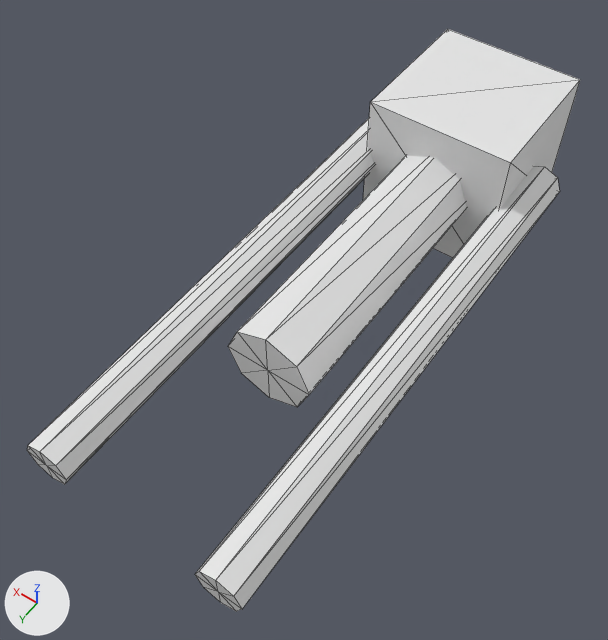
What one commit did to the OBJ model assets/models/skeleton.obj.
The view is the same before and after, from a 50 mm camera at (-0.607, 0.327, 1.368) aimed at (0.038, -0.577, -0.053). Lighting does not change. The marker at lower left points along +X, +Y and +Z. The first picture is the older version. Mesh edges are drawn as thin lines. Where no turn or scale is listed for an object, it has been applied to the vertices.

In view in the first picture: 'skeleton'.
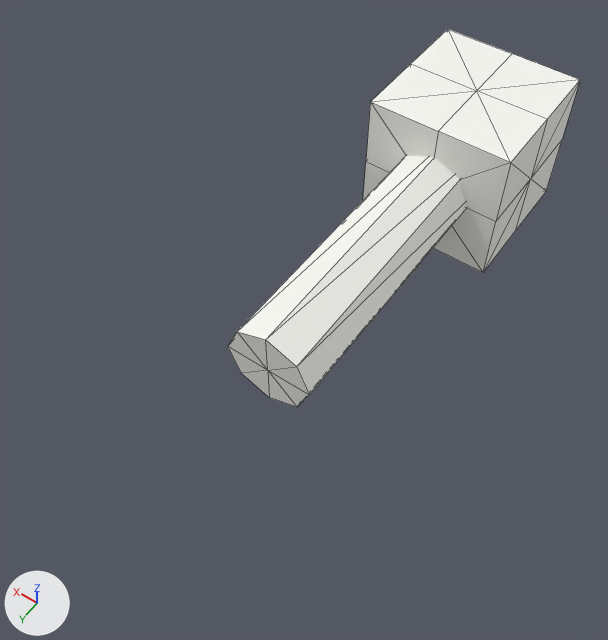
Pixel boxes (x1, y1, x2, y2) of what changed, in the pictures (608 x 640 px):
```json
{"object": "skeleton", "change": "reshaped", "before": [27, 29, 580, 612], "after": [228, 29, 580, 407], "on screen": "36% narrower, 35% shorter"}
{"part": 1, "of": "me_skeleton", "change": "deleted", "before": [195, 166, 560, 612]}
{"part": 2, "of": "me_skeleton", "change": "deleted", "before": [27, 118, 375, 484]}
{"part": 3, "of": "me_skeleton", "change": "cut back", "before": [363, 29, 580, 258], "after": [363, 29, 580, 273]}
{"part": 4, "of": "me_skeleton", "change": "recoloured", "before": [228, 156, 467, 407], "after": [228, 156, 467, 407]}
```

Edits to the scene script, one JSON object a line:
```json
{"op": "add", "block": "mat_skeleton_mat", "code": ["mat_skeleton_mat = principled_material('skeleton_mat')", "mat_skeleton_mat.base_color = (0.95, 0.95, 0.9)  # white #f9f9f3", "mat_skeleton_mat.roughness = 0.554"]}
{"block": "me_skeleton", "where": "# used by ob_skeleton; location = (0.0, 0.0, 0.0)"}
{"op": "remove", "block": "me_skeleton", "code": "me_skeleton.from_pydata(...)  # 62 vertices, 108 faces; spans x -0.25..0.25, y -1.375..0.0, z -0.175..0.175"}
{"op": "add", "block": "me_skeleton", "code": "me_skeleton.from_pydata(...)  # 44 vertices, 80 faces; spans x -0.175..0.175, y -1.375..-0.4, z -0.175..0.175"}
{"block": "me_skeleton", "change": "me_skeleton part 1: the loose piece of 18 vertices spanning x -0.25..-0.15, y -1.2..0.0, z -0.05..0.05 is deleted"}
{"block": "me_skeleton", "change": "me_skeleton part 2: the loose piece of 18 vertices spanning x 0.15..0.25, y -1.2..0.0, z -0.05..0.05 is deleted"}
{"block": "me_skeleton", "change": "me_skeleton part 3"}
{"block": "me_skeleton", "change": "12 faces are deleted"}
{"block": "me_skeleton", "change": "4 vertices are added at (0.0, -1.025, -0.175), (0.0, -1.025, 0.175), (0.0, -1.375, -0.175), (0.0, -1.375, 0.175)"}
{"block": "me_skeleton", "change": "6 new vertices lie (0.0, 0.0, 0.175) away from vertices in x -0.175..0.175, y -1.375..-1.025, z -0.175"}
{"block": "me_skeleton", "change": "8 new vertices lie (0.0, -0.175, 0.0) away from vertices in x -0.175..0.175, y -1.025, z -0.175..0.175"}
{"block": "me_skeleton", "change": "48 new faces join them"}
{"block": "me_skeleton", "change": "me_skeleton part 4: 32 faces spanning x -0.1..0.1, y -1.2..-0.4, z -0.1..0.1 switch from no material to mat_skeleton_mat (white #f9f9f3)"}
```
